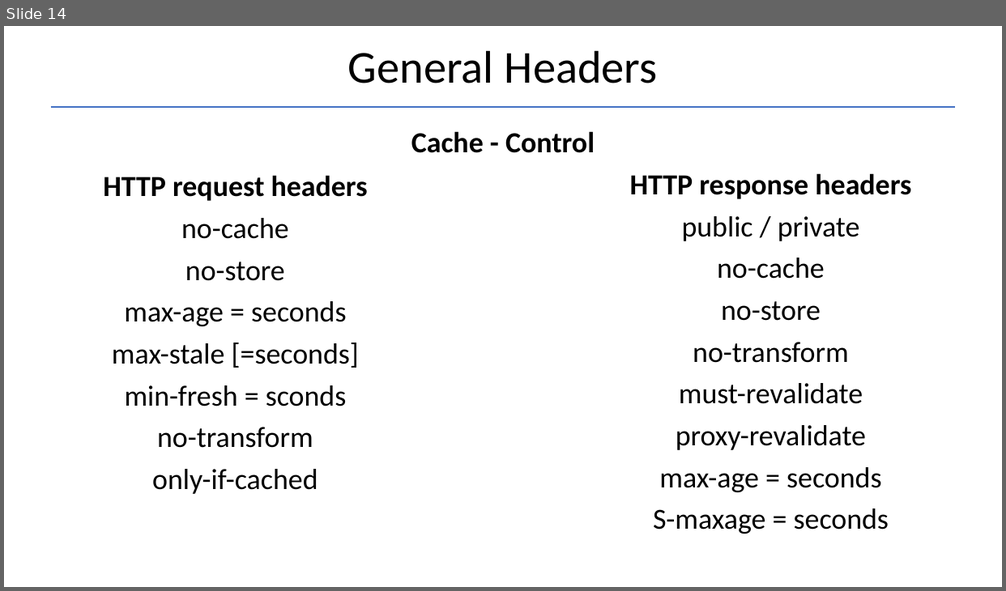
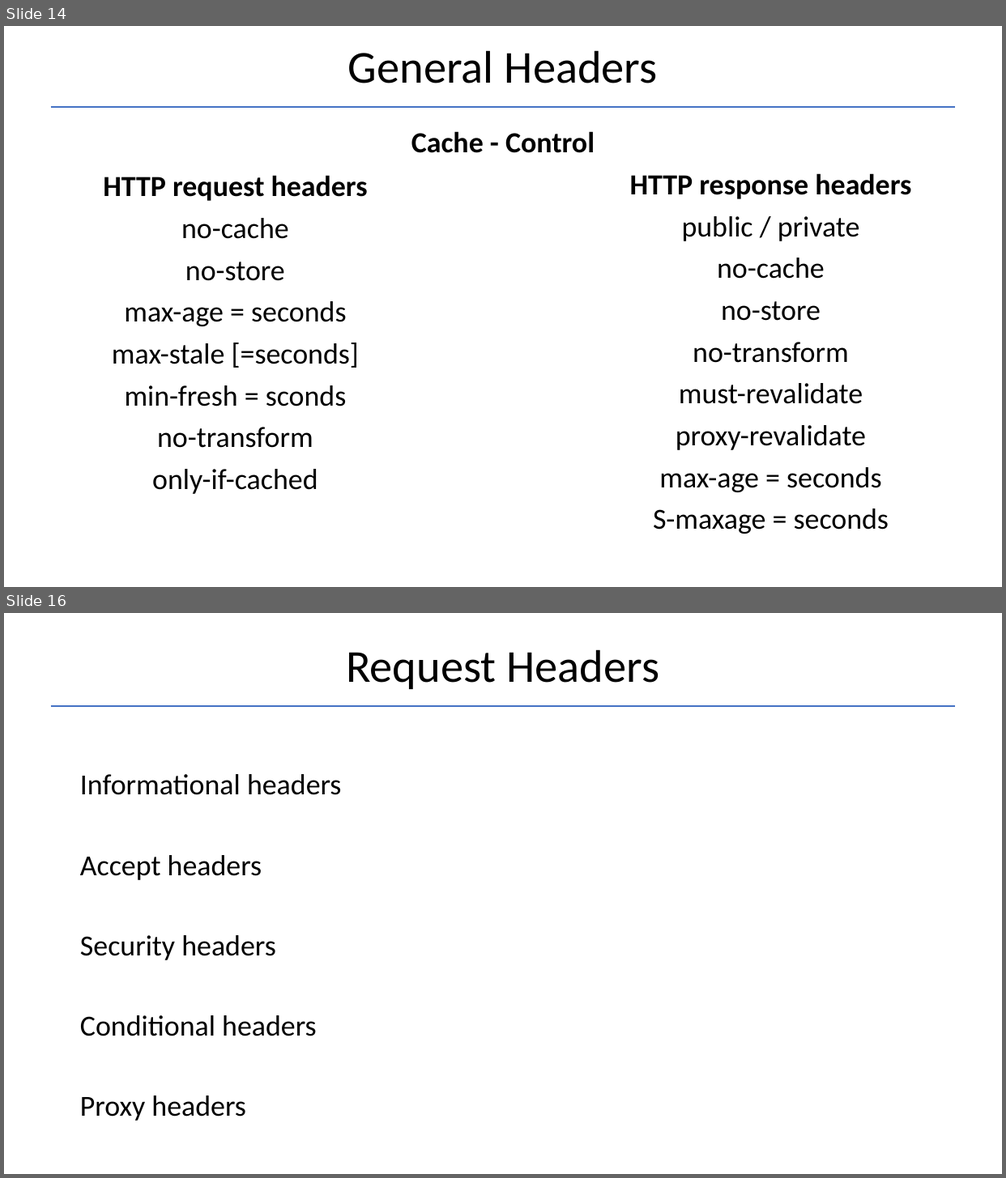
Before and after one commit to Garnik94/Levelup_presentations, a slide deck: Http/Http_presentation.pptx. Shown one above the other, each under a label of ours: slide 14 before the commit, slides 14 and 16 after it; the slides between them are not shown. The pictures are 1006x591 and 1006x1178 pixels, drawn with LibreOffice and Linux fonts; fonts in the diff are those of the drawing. Boxes give left, top, right and bottom in pixels: in the first picture for what was removed or moved away, otherwise in the second. Text is boxed around its words. In the diff, an @@ line names an element or a change of style, - is before the commit and + after.

```diff
--- a/Http/Http_presentation.pptx
+++ b/Http/Http_presentation.pptx
@@ slide 16 added at (4,613,1002,1174), background #FFFFFF @@
@@ title added at (346,649,659,689), 44 pt, text #000000 @@
+Request Headers
@@ line added from (50, 707) to (956, 707), #4472C4 1.5 pt @@
@@ text added at (80,774,342,1121), 28 pt, text #000000 @@
+Informational headers
+Accept headers
+Security headers
+Conditional headers
+Proxy headers
```
Also in this commit, not shown: 1 slide changed, 7 other slides added, 1 other file.
